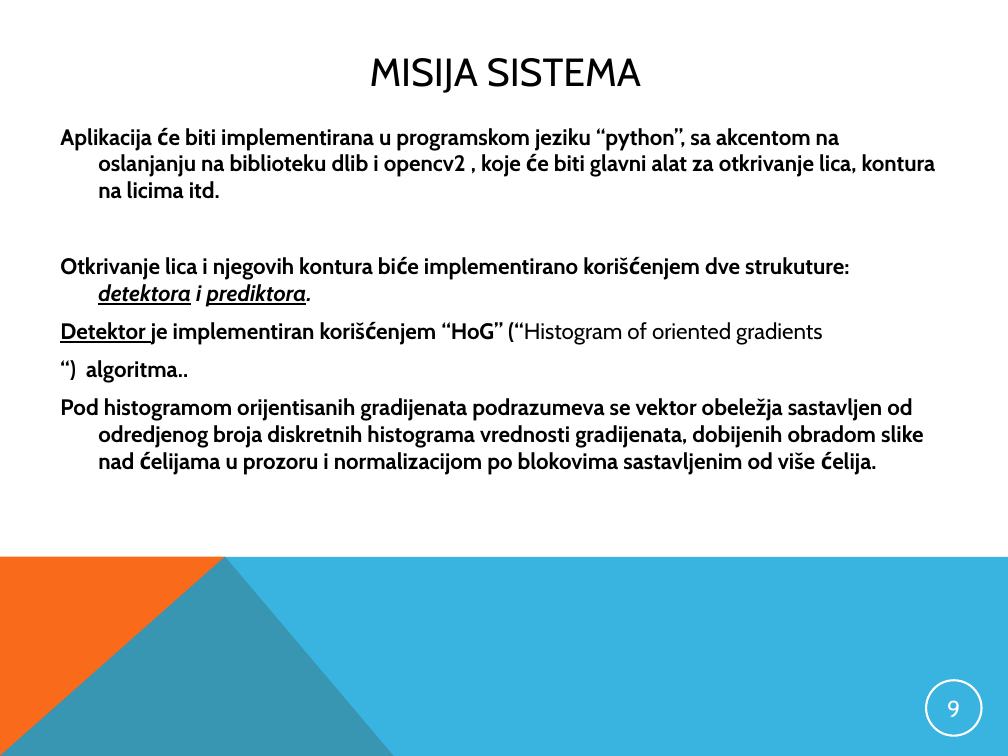
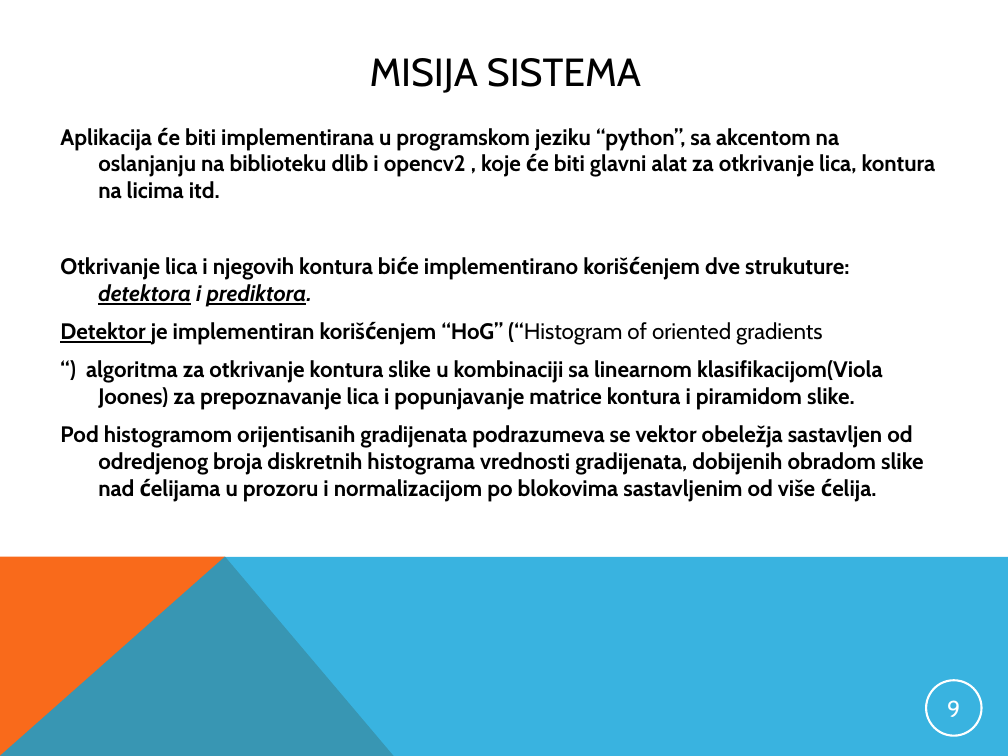
Before and after one commit to badf00d21/softkompjuting-projekat, a slide deck: slide 9 of Specifikacija projekta - final RA57_2012.pptx. Drawn at 1008x756 pixels with LibreOffice and Linux fonts; fonts in the diff are those of the drawing. Boxes give left, top, right and bottom in pixels: in the first picture for what was removed or moved away, otherwise in the second. Text is boxed around its words. In the diff, an @@ line names an element or a change of style, - is before the commit and + after.

```diff
--- a/Specifikacija projekta - final RA57_2012.pptx
+++ b/Specifikacija projekta - final RA57_2012.pptx
@@ text at bbox=[86, 360, 883, 410]: text changed @@
-“) algoritma..
+“) algoritma za otkrivanje kontura slike u kombinaciji sa linearnom klasifikacijom(Viola Joones) za prepoznavanje lica i popunjavanje matrice kontura i piramidom slike.
```
Also in this commit, not shown: 1 other slide changed.
